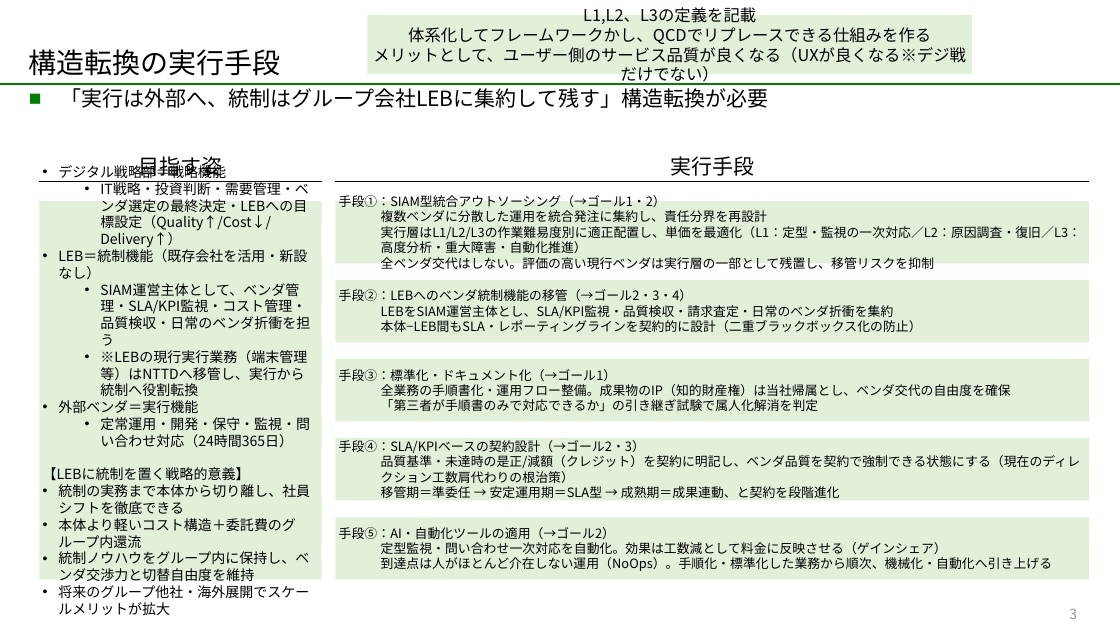
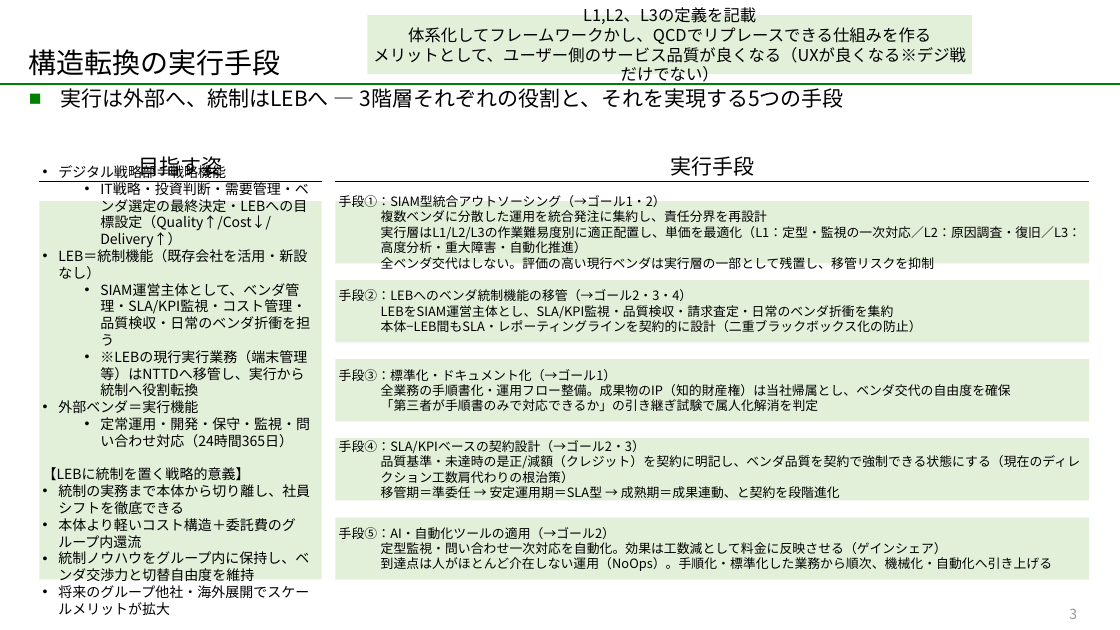
Before and after one commit to tk-tus2-cloud/free_creative, a slide deck: slide 3 of docs/BPO検討_経営上程版.pptx. Drawn at 1120x630 pixels with LibreOffice and Linux fonts; fonts in the diff are those of the drawing; background and template pictures are left out. Boxes give left, top, right and bottom in pixels: in the first picture for what was removed or moved away, otherwise in the second. Text is boxed around its words. In the diff, an @@ line names an element or a change of style, - is before the commit and + after.

```diff
--- a/docs/BPO検討_経営上程版.pptx
+++ b/docs/BPO検討_経営上程版.pptx
@@ text at (x1=60, y1=88, x2=843, y2=108): text changed @@
-■ 「実行は外部へ、統制はグループ会社LEBに集約して残す」構造転換が必要
+■ 実行は外部へ、統制はLEBへ — 3階層それぞれの役割と、それを実現する5つの手段
```
Also in this commit, not shown: 2 other slides changed, 3 slides added.
